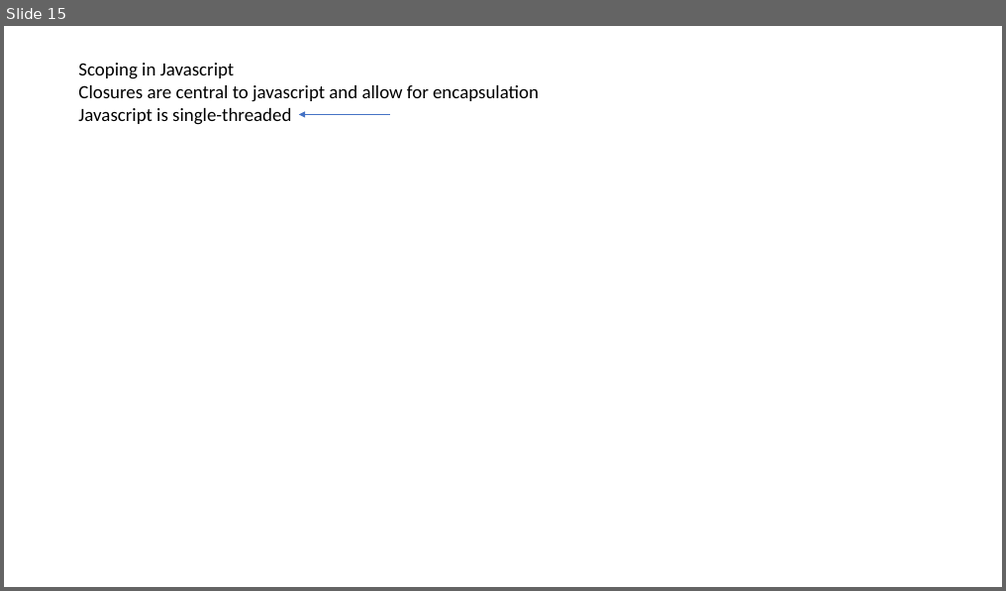
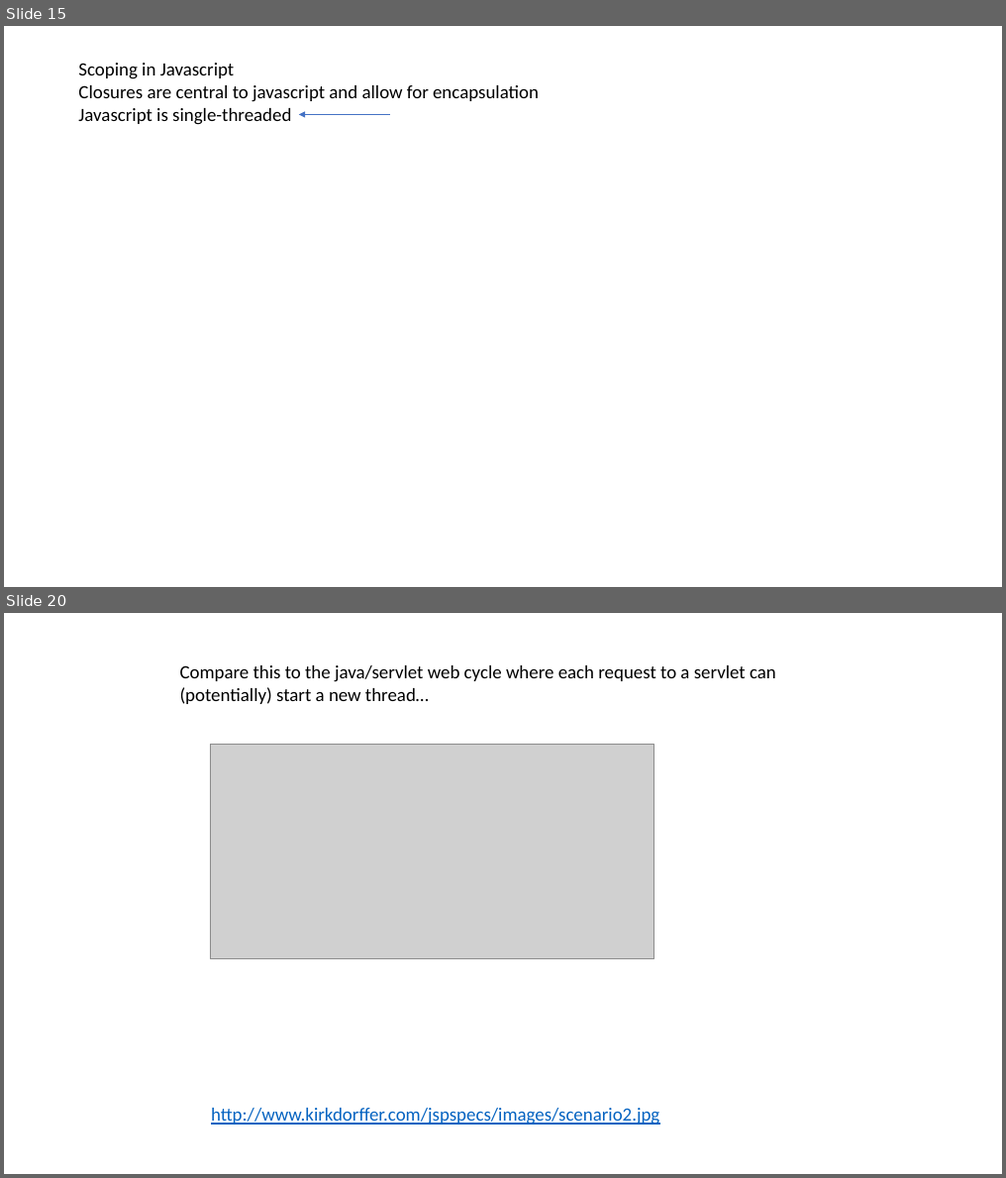
Before and after one commit to afodor/afodor.github.io, a slide deck: classes/prog2017/Prog3-Lecture25.pptx. Shown one above the other, each under a label of ours: slide 15 before the commit, slides 15 and 20 after it; the slides between them are not shown. The pictures are 1006x591 and 1006x1178 pixels, drawn with LibreOffice and Linux fonts; fonts in the diff are those of the drawing; grey boxes stand for pictures. Boxes give left, top, right and bottom in pixels: in the first picture for what was removed or moved away, otherwise in the second. Text is boxed around its words. In the diff, an @@ line names an element or a change of style, - is before the commit and + after.

```diff
--- a/classes/prog2017/Prog3-Lecture25.pptx
+++ b/classes/prog2017/Prog3-Lecture25.pptx
@@ slide 20 added at (x1=4, y1=613, x2=1002, y2=1174), background #FFFFFF @@
@@ text added at (x1=180, y1=665, x2=776, y2=704), 18 pt, text #000000 @@
+Compare this to the java/servlet web cycle where each request to a servlet can
+(potentially) start a new thread…
@@ picture added at (x1=210, y1=744, x2=654, y2=959) @@
@@ text added at (x1=211, y1=1108, x2=659, y2=1125), 18 pt, text #0563C1, underline @@
+http://www.kirkdorffer.com/jspspecs/images/scenario2.jpg
```
Also in this commit, not shown: 1 slide changed, 5 other slides added.
